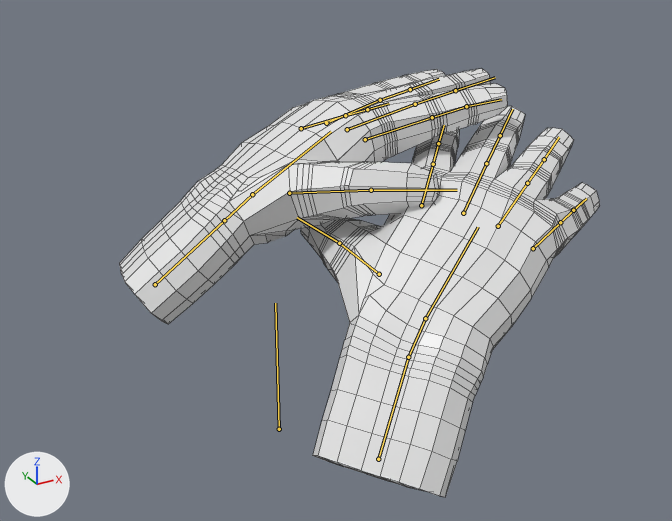
A saved change to the FBX model Assets/Resources/Models/HANDS.fbx.
Before and after are seen from a 50 mm lens placed at (-3.56, -7.74, 5.71), pointed at (0.67, -0.06, 1.87). Lighting does not change. The marker at lower left points along +X, +Y and +Z. Both versions are drawn at frame 159 of the action 'animation_hands_3'; the numbers are the values there. The bones that bend it are drawn over the model as lines. Mesh edges are drawn as thin lines.

In view in the first picture: 'HAND.l', 'HAND.r'.
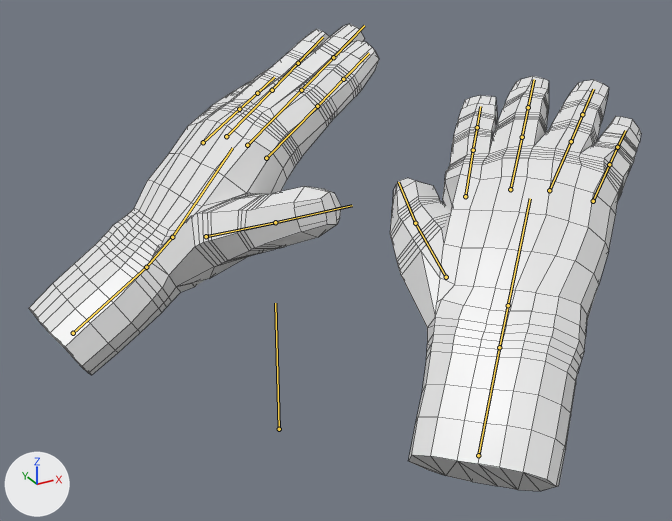
Where the change shows, as pixel boxes (x1, y1, x2, y2) in the pictures (672 x 521 px):
'HAND.r', posed (16% narrower, 6% taller): before (301, 106, 600, 497); after (390, 76, 641, 491)
'HAND.l', posed (10% narrower, 38% taller): before (120, 69, 507, 324); after (29, 24, 379, 375)
bone 'hand.r', root to tip: before (378, 459) to (408, 357); after (478, 455) to (499, 347)
bone 'wrist.r', root to tip: before (408, 357) to (425, 318); after (499, 347) to (508, 305)
bone 'palm.r', root to tip: before (425, 318) to (478, 227); after (508, 305) to (530, 198)
bone 'thumb1.r', root to tip: before (379, 274) to (339, 243); after (446, 277) to (415, 223)
bone 'thumb2.r', root to tip: before (339, 243) to (297, 217); after (415, 223) to (398, 182)
bone 'index1.r', root to tip: before (421, 205) to (433, 164); after (465, 196) to (473, 150)
bone 'middle1.r', root to tip: before (463, 213) to (486, 163); after (510, 189) to (522, 137)
bone 'ring1.r', root to tip: before (498, 226) to (527, 183); after (549, 190) to (571, 141)
bone 'pinky1.r', root to tip: before (533, 248) to (560, 222); after (593, 201) to (609, 164)
bone 'hand.l', root to tip: before (155, 284) to (224, 220); after (73, 333) to (146, 267)
bone 'wrist.l', root to tip: before (224, 220) to (252, 194); after (146, 267) to (172, 237)
bone 'palm.l', root to tip: before (252, 194) to (331, 131); after (172, 237) to (232, 148)
bone 'thumb1.l', root to tip: before (289, 193) to (371, 190); after (206, 236) to (275, 222)
bone 'thumb2.l', root to tip: before (371, 190) to (457, 190); after (275, 222) to (352, 205)
bone 'index1.l', root to tip: before (365, 139) to (432, 117); after (266, 158) to (317, 106)
bone 'index3.l', root to tip: before (466, 106) to (501, 99); after (343, 79) to (369, 53)
bone 'middle1.l', root to tip: before (347, 129) to (415, 104); after (247, 145) to (301, 90)
bone 'middle2.l', root to tip: before (415, 104) to (455, 90); after (301, 90) to (333, 57)
bone 'ring1.l', root to tip: before (326, 123) to (380, 100); after (226, 136) to (272, 90)
bone 'ring2.l', root to tip: before (380, 100) to (410, 89); after (272, 90) to (298, 63)
bone 'pinky1.l', root to tip: before (301, 128) to (345, 115); after (203, 142) to (239, 109)

What the commit changed:
Bone 'hand.r' (bone_hand_r) moves from (-1.38, 0.533, -1.089) to (-2.315, 1.002, -0.627).
Bone 'hand.r' (bone_hand_r) turns from (-45, -140, 7) to (-42, -146, -11) degrees about its own x, y and z.
Bone 'wrist.r' (bone_wrist_r) turns from (-1, 1, -7) to (1, 5, -1) degrees about its own x, y and z.
Bone 'palm.r' (bone_palm_r) turns from (-11, -1, -3) to (-1, 0, 0) degrees about its own x, y and z.
Bone 'thumb1.r' (bone_thumb1_r) turns from (-23, 25, 0) to (-7, 28, -20) degrees about its own x, y and z.
Bone 'thumb2.r' (bone_thumb2_r) turns from (-1, 11, 9) to (-7, 5, -7) degrees about its own x, y and z.
Bone 'index1.r' (bone_index1_r) turns from (-22, -8, 14) to (-20, 1, 2) degrees about its own x, y and z.
Bone 'middle1.r' (bone_middle1_r) turns from (-19, -14, 12) to (-21, -11, 9) degrees about its own x, y and z.
Bone 'ring1.r' (bone_ring1_r) moves from (-0.024, 0.003, -0.001) to (-0.024, 0.004, -0.001).
Bone 'ring1.r' (bone_ring1_r) turns from (-17, -4, 4) to (-18, -5, -1) degrees about its own x, y and z.
Bone 'pinky1.r' (bone_pinky1_r) turns from (-28, 15, -10) to (-25, 16, -8) degrees about its own x, y and z.
Bone 'hand.l' (bone_hand_l) moves from (1.353, 1.551, 0.675) to (1.268, 1.235, -0.279).
Bone 'hand.l' (bone_hand_l) turns from (53, -10, -5) to (58, 5, 0) degrees about its own x, y and z.
Bone 'wrist.l' (bone_wrist_l) turns from (2, -1, -6) to (-7, -3, -1) degrees about its own x, y and z.
Bone 'palm.l' (bone_palm_l) turns from (6, 9, -5) to (-8, 5, -1) degrees about its own x, y and z.
Bone 'thumb1.l' (bone_thumb1_l) turns from (10, -40, -13) to (-3, -44, 4) degrees about its own x, y and z.
Bone 'thumb2.l' (bone_thumb2_l) turns from (2, 2, -12) to (0, 0, 1) degrees about its own x, y and z.
Bone 'index1.l' (bone_index1_l) turns from (15, 7, 10) to (12, 13, -3) degrees about its own x, y and z.
Bone 'index3.l' (bone_index3_l) turns from (5, -1, 3) to (1, -2, 1) degrees about its own x, y and z.
Bone 'middle1.l' (bone_middle1_l) turns from (16, -4, 3) to (15, -3, -6) degrees about its own x, y and z.
Bone 'middle2.l' (bone_middle2_l) turns from (2, 0, -2) to (0, 0, -2) degrees about its own x, y and z.
Bone 'ring1.l' (bone_ring1_l) turns from (16, -3, -2) to (15, -3, -4) degrees about its own x, y and z.
Bone 'ring2.l' (bone_ring2_l) turns from (4, -1, 2) to (0, 0, 2) degrees about its own x, y and z.
Bone 'pinky1.l' (bone_pinky1_l) turns from (23, -6, -1) to (21, -3, -9) degrees about its own x, y and z.
